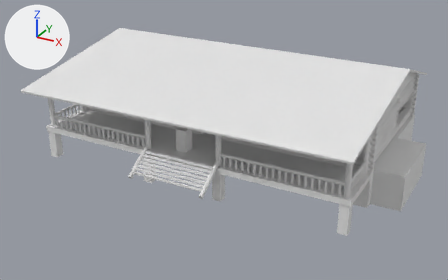
What one commit did to the FBX model Assets/Objects/Chalet.fbx.
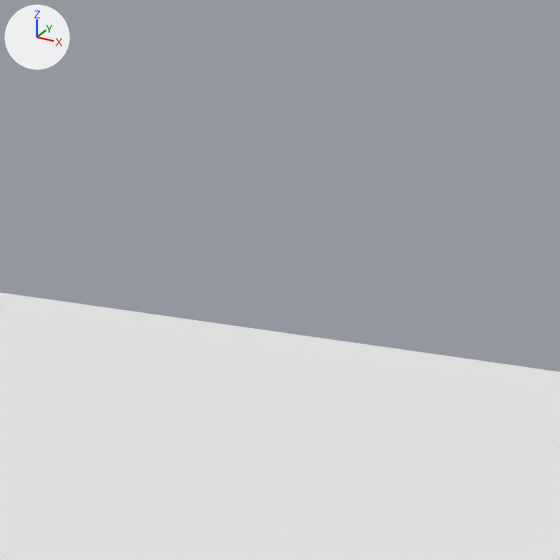
The first picture shows the older version from a camera (50 mm lens) standing at (52.4, -104.6, 46.1) and looking at (3.5, -15.7, 1.6). The close-ups show both versions on the part from 30% to 43% of the width and 0% to 21% of the height of that picture; other places that the commit changed are outside them. Lighting does not change. The marker at upper left points along +X, +Y and +Z. Where no turn or scale is listed for an object, it has been applied to the vertices.

Script lines for the objects in view, before the commit:
```python
me_cube_012 = bpy.data.meshes.new('Cube.012')
me_cube_012.from_pydata([(-62.0, 0.0, 0.0), (-62.0, 0.1, -0.4), (-62.0, -29.5, -5.2), (-62.0, -29.5, -5.6), (0.0, 0.0, 0.0), (0.0, 0.1, -0.4), (0.0, -29.5, -5.2), (0.0, -29.5, -5.6)], [], [(0, 1, 3, 2), (2, 3, 7, 6), (6, 7, 5, 4), (4, 5, 1, 0), (2, 6, 4, 0), (7, 3, 1, 5)])
ob_roofing = bpy.data.objects.new('Roofing', me_cube_012)
ob_roofing.location = (31.0, 0.39, 14.46)
```
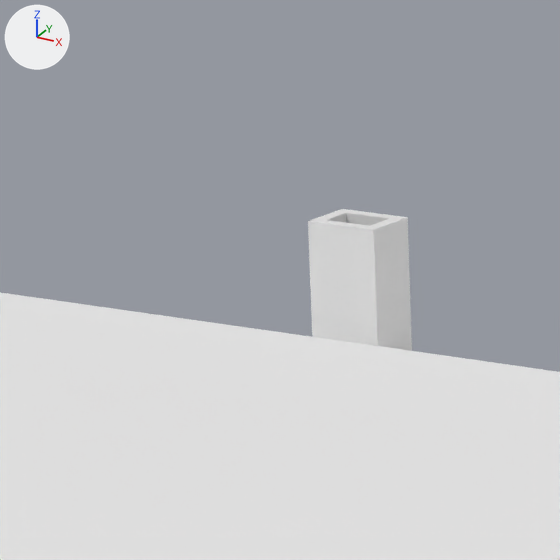
Where the newer file only moved an object's origin or applied its transform, the numbers keep the older frame.

Location of each change, [x1, y1, x2, y2] in pixels of the close-ups (560 x 560 px):
'Cube.051', added
    after: [308, 209, 412, 351]

What the commit changed:
Material 'Stone' (mat_stone) is new.
Its base color is (0.8, 0.8, 0.8) (white #e7e7e7).
Mesh me_cube_087 is new.
It has 78 vertices, 72 faces and spans x -2.59..2.59, y -2.18..1.44, z -1.44..11.29.
It uses material mat_stone (white #e7e7e7).
Object 'Cube.051' (ob_cube_051) is new; it shows me_cube_087.
Its location is (-25.89, 11.9, 2.44).
